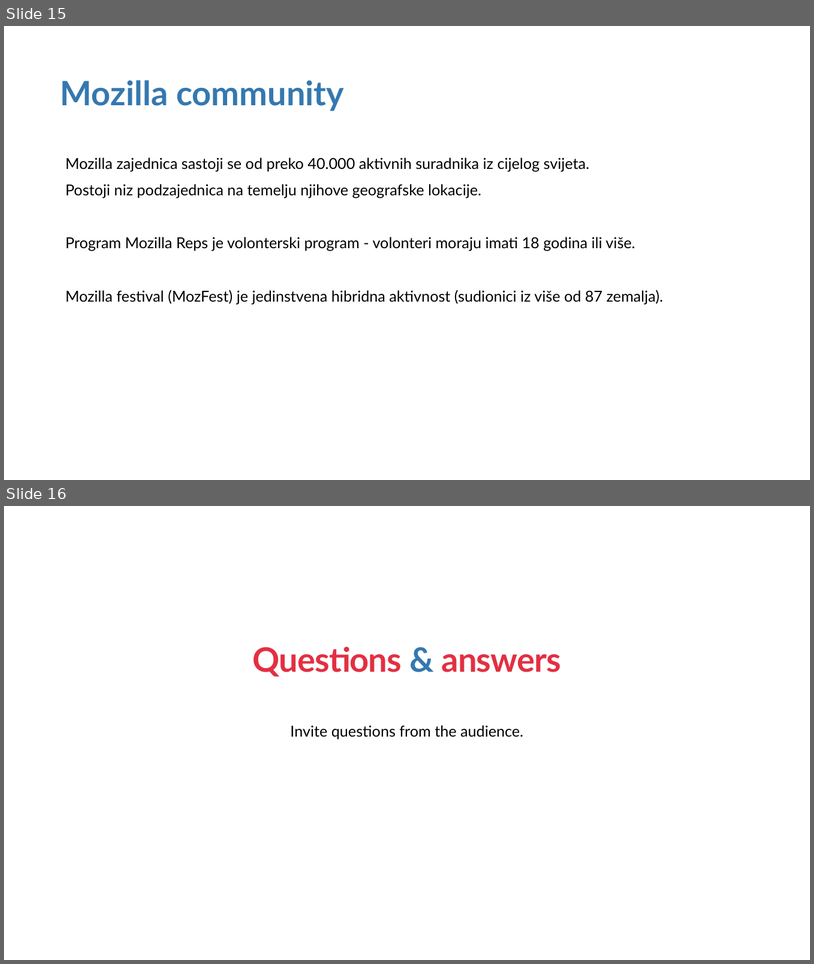
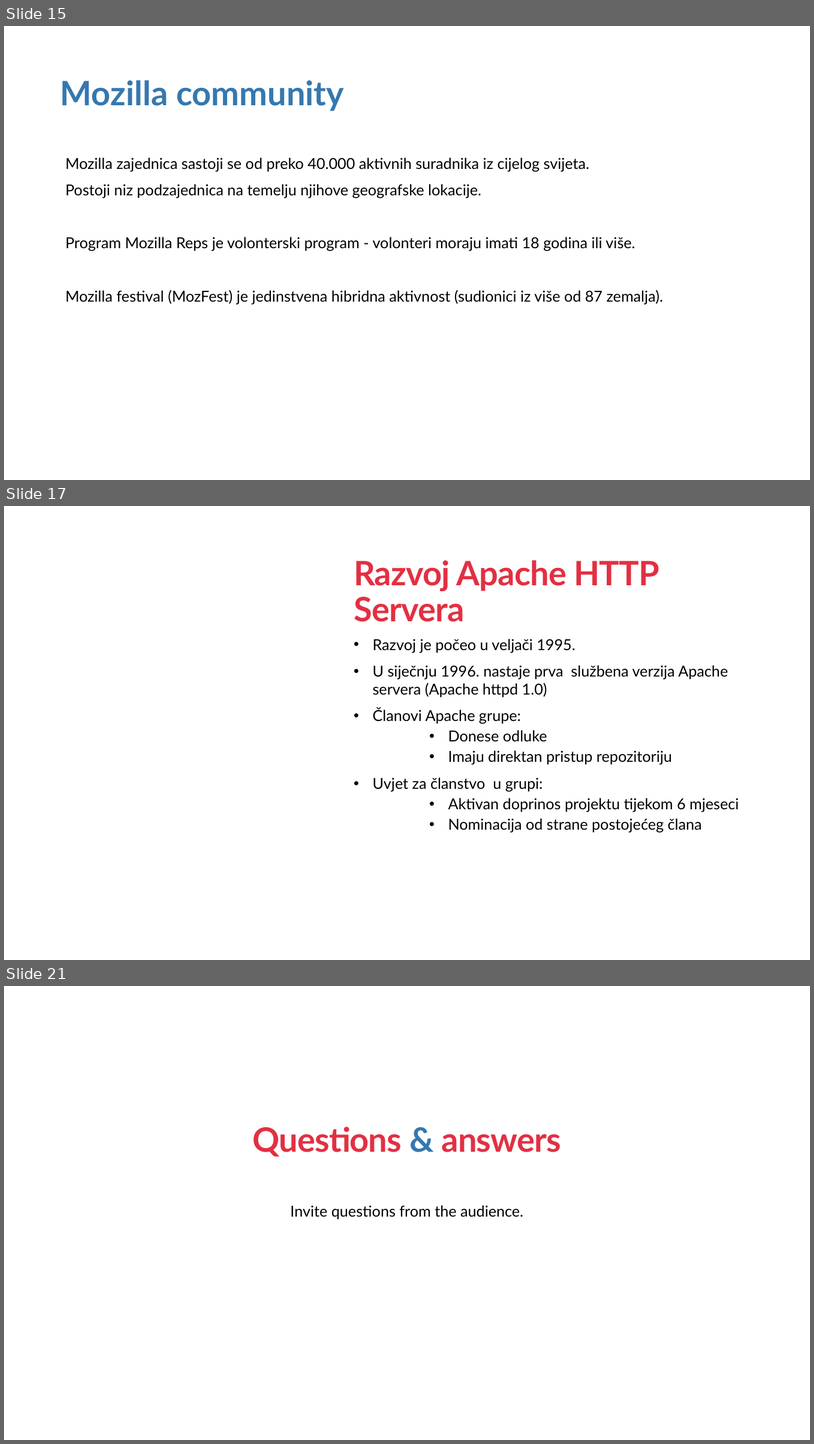
Before and after one commit to CvetkovskiIvor/ProgramskoInzenjerstvoSeminar, a slide deck: Open Source Prezentacija.pptx. Shown one above the other, each under a label of ours: slides 15 and 16 before the commit, slides 15, 17 and 21 after it; the slides between them are not shown. The pictures are 814x964 and 814x1444 pixels, drawn with LibreOffice and Linux fonts; fonts in the diff are those of the drawing; background and template pictures are left out. Boxes give left, top, right and bottom in pixels: in the first picture for what was removed or moved away, otherwise in the second. Text is boxed around its words. In the diff, an @@ line names an element or a change of style, - is before the commit and + after.

```diff
--- a/Open Source Prezentacija.pptx
+++ b/Open Source Prezentacija.pptx
@@ slide 17 added at [4, 506, 810, 960], background #FFFFFF @@
@@ title added at [354, 560, 660, 622], 40 pt, text #E23042, bold @@
+Razvoj Apache HTTP Servera
@@ text added at [373, 639, 739, 832], 18 pt, text #000000 @@
+• Razvoj je počeo u veljači 1995.
+• U siječnju 1996. nastaje prva službena verzija Apache servera (Apache httpd 1.0)
+• Članovi Apache grupe:
+    • Donese odluke
+    • Imaju direktan pristup repozitoriju
+• Uvjet za članstvo u grupi:
+    • Aktivan doprinos projektu tijekom 6 mjeseci
+    • Nominacija od strane postojećeg člana
@@ what was slide 16 is now slide 21 @@
```
Also in this commit, not shown: 1 slide changed, 4 other slides added.
